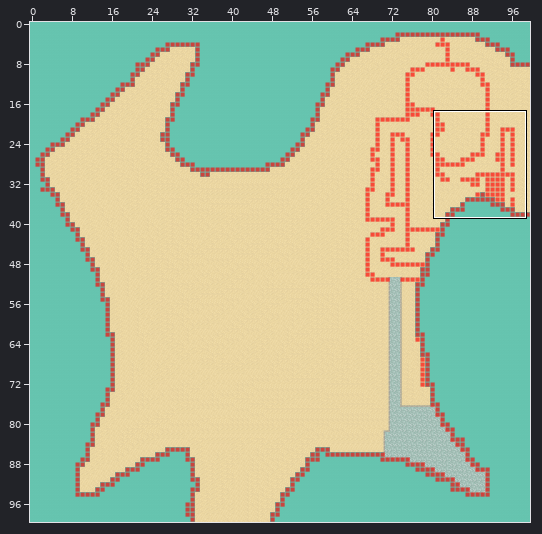
Tiled map: Elvernes forbandelse/ElvenCurse.Core/Maps/02.tmx. The first picture is a wide view before the edit; the outline marks the close-up.
Close-up. First the earlier version:
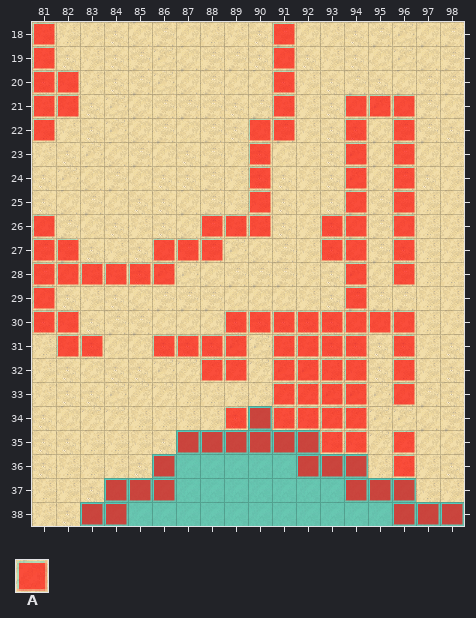
Cells are 32x32 px. Shown: x 81..98, y 18..38. The commit also changed other parts of the map, which this record leaves out.
Key: from "Collision": A 0.
_ is an empty cell.
Layers that did not change in this view are not listed.
Layer "collisionLayer" before, first column x 81:
18 A_________A_______
19 A_________A_______
20 AA________A_______
21 AA________A__AAA__
22 A________AA__A_A__
23 _________A___A_A__
24 _________A___A_A__
25 _________A___A_A__
26 A______AAA__AA_A__
27 AA___AAA____AA_A__
28 AAAAAA_______A_A__
29 A____________A____
30 AA______AAAAAAAA__
31 _AA__AAAA_AAAA_A__
32 _______AA_AAAA_A__
33 __________AAAA_A__
34 ________AAAAAA____
35 ______AAAAAAAA_A__
36 _____A_____AAA_A__
37 ___AAA_______AAA__
38 __AA___________AAA
New version:
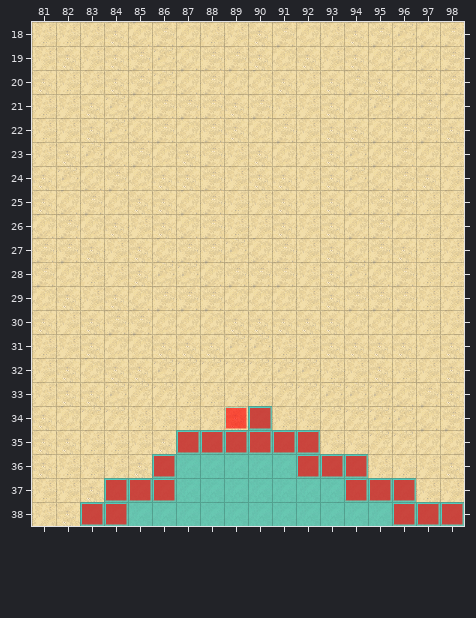
See-through tiles are keyed as they look on the map.
Diff:
Changed rows in their new state; . is an unchanged cell.
Layer "collisionLayer":
first column x 81:
18 _........._.....
19 _........._.....
20 __........_.....
21 __........_..___
22 _........__.._._
23 ........._..._._
24 ........._..._._
25 ........._..._._
26 _......___..__._
27 __...___....__._
28 ______......._._
29 _............_..
30 __......________
31 .__..____.____._
32 .......__.____._
33 ..........____._
34 ..........____..
35 ............__._
36 ..............._
